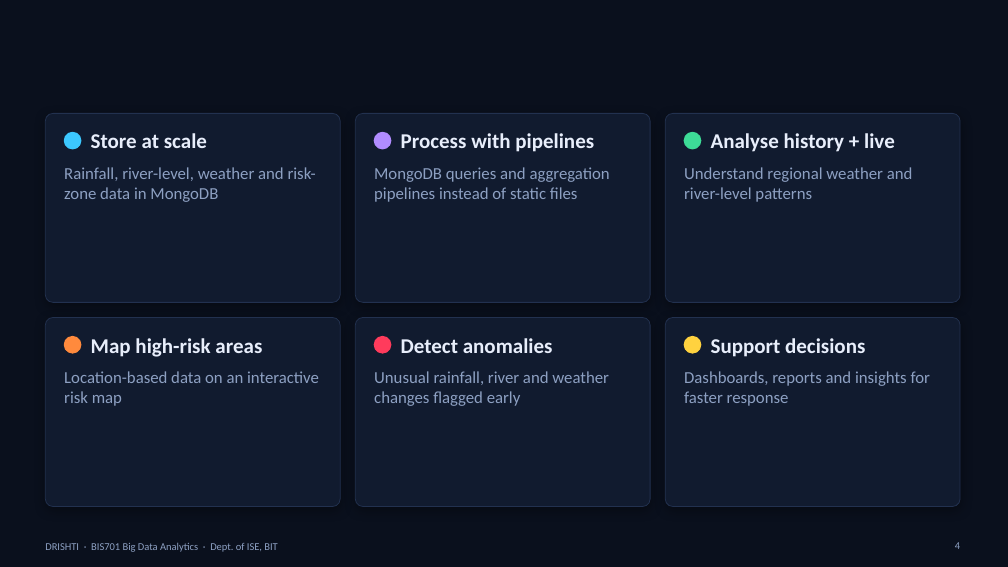
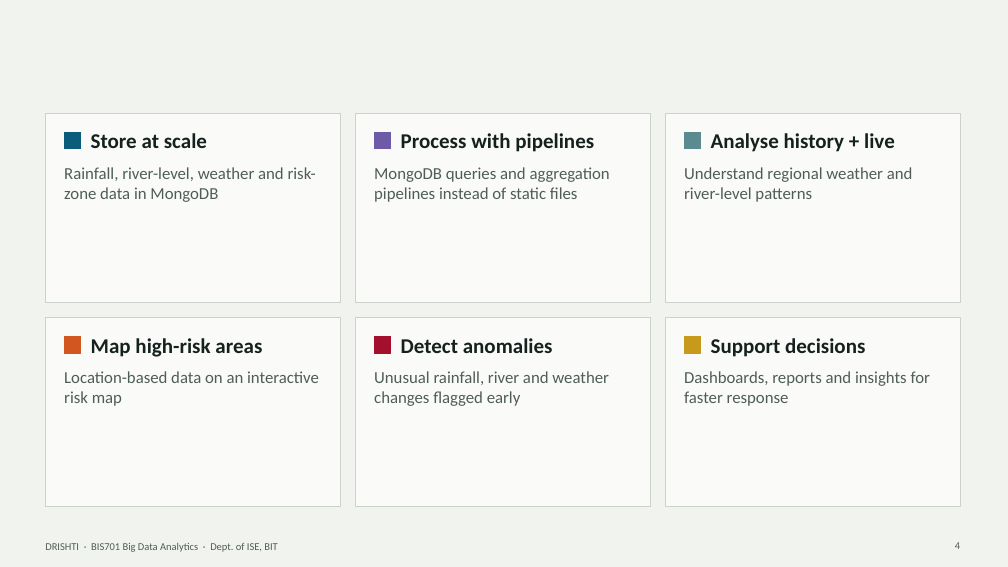
Before and after one commit to mevichitra/drishti-disaster-intelligence, a slide deck: slide 4 of docs/DRISHTI_BDA_Presentation.pptx. Drawn at 1008x567 pixels with LibreOffice and Linux fonts; fonts in the diff are those of the drawing. Boxes give left, top, right and bottom in pixels: in the first picture for what was removed or moved away, otherwise in the second. Text is boxed around its words. In the diff, an @@ line names an element or a change of style, - is before the commit and + after.

Commit message:
Redesign UI on a documented design system (flood-bulletin aesthetic); restyle deck

```diff
--- a/docs/DRISHTI_BDA_Presentation.pptx
+++ b/docs/DRISHTI_BDA_Presentation.pptx
@@ background #0A101D to #F1F3EF @@
@@ rectangle at bbox=[64, 132, 81, 149]: ellipse to rectangle; fill #3CC8FF to #0B5C7A; outline #3CC8FF 1 pt to #0B5C7A 1 pt @@
@@ rectangle at bbox=[374, 132, 391, 149]: ellipse to rectangle; fill #B18CFF to #6D5BA8; outline #B18CFF 1 pt to #6D5BA8 1 pt @@
@@ rectangle at bbox=[684, 132, 701, 149]: ellipse to rectangle; fill #3DDC97 to #5B8A8F; outline #3DDC97 1 pt to #5B8A8F 1 pt @@
@@ rounded rectangle to rectangle; fill #111B2F to #FAFBF8; outline #22314F 0.75 pt to #CBD2CA 0.75 pt; shadow off in 6 elements at bbox=[45, 113, 340, 302], bbox=[355, 113, 650, 302], bbox=[665, 113, 960, 302], bbox=[45, 318, 340, 507], bbox=[355, 318, 650, 507], bbox=[665, 318, 960, 507] @@
@@ rectangle at bbox=[64, 337, 81, 353]: ellipse to rectangle; fill #FF8A3D to #D1561F; outline #FF8A3D 1 pt to #D1561F 1 pt @@
@@ rectangle at bbox=[374, 337, 391, 353]: ellipse to rectangle; fill #FF3B5C to #A3102E; outline #FF3B5C 1 pt to #A3102E 1 pt @@
@@ rectangle at bbox=[684, 337, 701, 353]: ellipse to rectangle; fill #FFD23F to #C79A1B; outline #FFD23F 1 pt to #C79A1B 1 pt @@
@@ text colour #E8EEFB to #15211E in 6 elements at bbox=[91, 133, 207, 148], bbox=[401, 133, 594, 152], bbox=[711, 133, 895, 152], bbox=[91, 338, 262, 357], bbox=[401, 338, 553, 353], bbox=[711, 338, 865, 357] @@
@@ text colour #8DA0C2 to #4F5D58 in 8 elements at bbox=[64, 167, 316, 202], bbox=[374, 167, 610, 202], bbox=[684, 167, 913, 202], bbox=[64, 371, 319, 406], bbox=[374, 371, 609, 406], bbox=[684, 371, 930, 406], bbox=[955, 542, 960, 549], bbox=[45, 543, 277, 552] @@
```
Also in this commit, not shown: 17 other slides changed, 30 other files.
